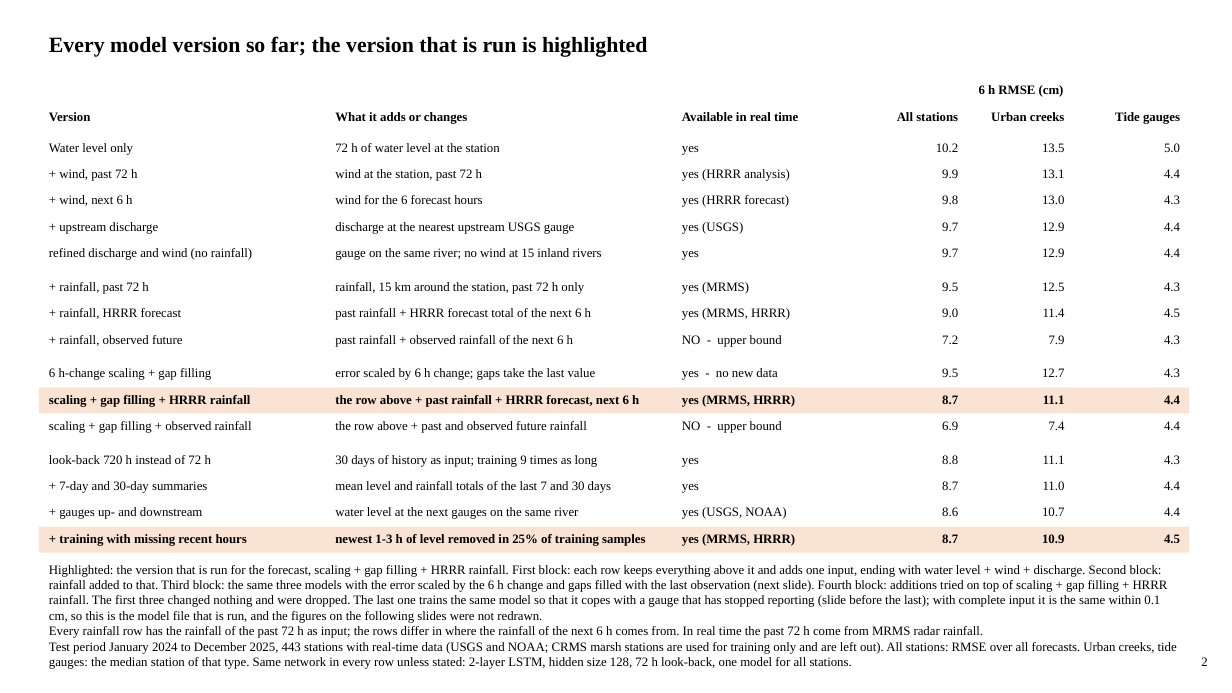
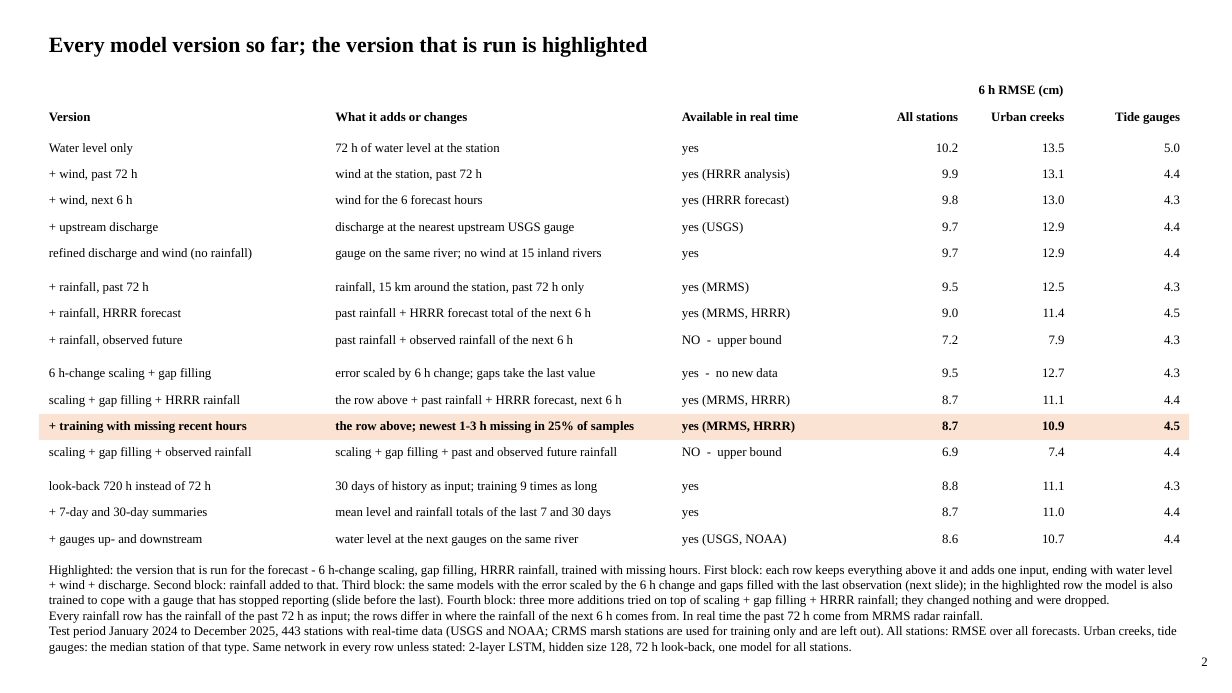
Before and after one commit to LaurenW1997/subdomainLSTM, a slide deck: slide 2 of deliverables/17_versions/version_comparison.pptx. Drawn at 1232x693 pixels with LibreOffice and Linux fonts; fonts in the diff are those of the drawing. Boxes give left, top, right and bottom in pixels: in the first picture for what was removed or moved away, otherwise in the second. Text is boxed around its words. In the diff, an @@ line names an element or a change of style, - is before the commit and + after.

```diff
--- a/deliverables/17_versions/version_comparison.pptx
+++ b/deliverables/17_versions/version_comparison.pptx
@@ bold off in 6 elements at (x1=49, y1=395, x2=240, y2=407), (x1=335, y1=395, x2=621, y2=407), (x1=682, y1=395, x2=790, y2=407), (x1=942, y1=395, x2=958, y2=404), (x1=1043, y1=395, x2=1065, y2=404), (x1=1164, y1=395, x2=1180, y2=404) @@
@@ 11 texts, 1 rectangle moved together from (x1=39, y1=388, x2=1189, y2=519) to (x1=39, y1=414, x2=1189, y2=546) @@
@@ 4 texts moved together from (x1=59, y1=534, x2=1064, y2=546) to (x1=59, y1=421, x2=1064, y2=433) @@
@@ text at (x1=335, y1=421, x2=634, y2=433): text changed; bold on @@
-the row above + past and observed future rainfall
+the row above; newest 1-3 h missing in 25% of samples
@@ text added at (x1=335, y1=447, x2=617, y2=459), 10 pt, text #000000 @@
+scaling + gap filling + past and observed future rainfall
@@ text at (x1=1164, y1=421, x2=1180, y2=430): text changed; bold on @@
-4.4
+4.5
@@ text at (x1=1164, y1=447, x2=1180, y2=456): text changed @@
-4.3
+4.4
@@ text at (x1=942, y1=481, x2=958, y2=490): text changed @@
-8.7
+8.8
@@ text at (x1=942, y1=507, x2=958, y2=516): text changed @@
-8.6
+8.7
@@ text at (x1=1043, y1=481, x2=1065, y2=490): text changed @@
-11.0
+11.1
@@ text at (x1=1043, y1=507, x2=1065, y2=516): text changed @@
-11.1
+11.0
@@ text at (x1=1164, y1=481, x2=1180, y2=490): text changed @@
-4.4
+4.3
@@ rectangle removed at (x1=39, y1=527, x2=1189, y2=553) @@
@@ text removed at (x1=335, y1=534, x2=645, y2=546) @@
-newest 1-3 h of level removed in 25% of training samples
@@ text at (x1=682, y1=510, x2=699, y2=519): text changed @@
-yes (USGS, NOAA)
+yes
@@ text at (x1=682, y1=534, x2=786, y2=546): text changed @@
-yes
+yes (USGS, NOAA)
@@ text at (x1=942, y1=534, x2=958, y2=543): text changed @@
-8.8
+8.6
@@ text at (x1=1164, y1=534, x2=1180, y2=543): text changed; bold off @@
-4.5
+4.4
@@ text at (x1=49, y1=565, x2=1173, y2=607): text changed @@
-Highlighted: the version that is run for the forecast, scaling + gap filling + HRRR rainfall. First block: each row keeps everything above it and adds one input, ending with water level + wind + discharge. Second block: rainfall added to that. Third block: the same three models with the error scaled by the 6 h change and gaps filled with the last observation (next slide). Fourth block: additions tried on top of scaling + gap filling + HRRR rainfall. The first three changed nothing and were dropped. The last one trains the same model so that it copes with a gauge that has stopped reporting (slide before the last); with complete input it is the same within 0.1 cm, so this is the model file that is run, and the figures on the following slides were not redrawn.
+Highlighted: the version that is run for the forecast - 6 h-change scaling, gap filling, HRRR rainfall, trained with missing hours. First block: each row keeps everything above it and adds one input, ending with water level + wind + discharge. Second block: rainfall added to that. Third block: the same models with the error scaled by the 6 h change and gaps filled with the last observation (next slide); in the highlighted row the model is also trained to cope with a gauge that has stopped reporting (slide before the last). Fourth block: three more additions tried on top of scaling + gap filling + HRRR rainfall; they changed nothing and were dropped.
```
Also in this commit, not shown: 24 other slides changed, 52 other files.
